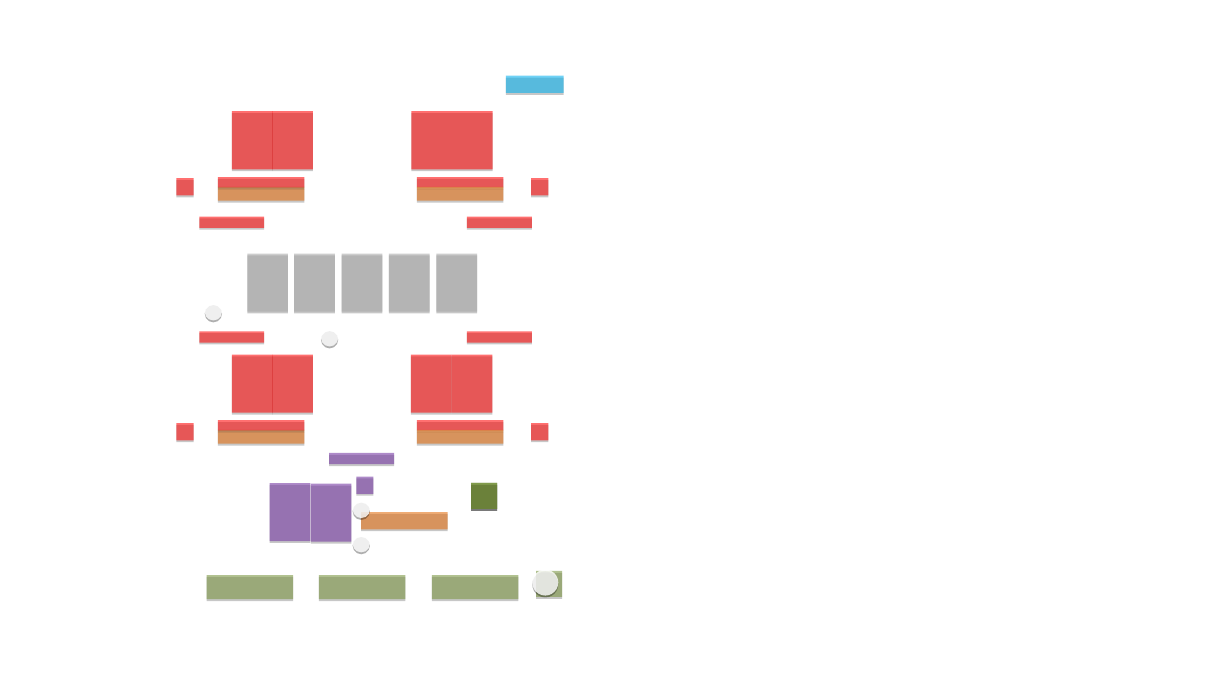
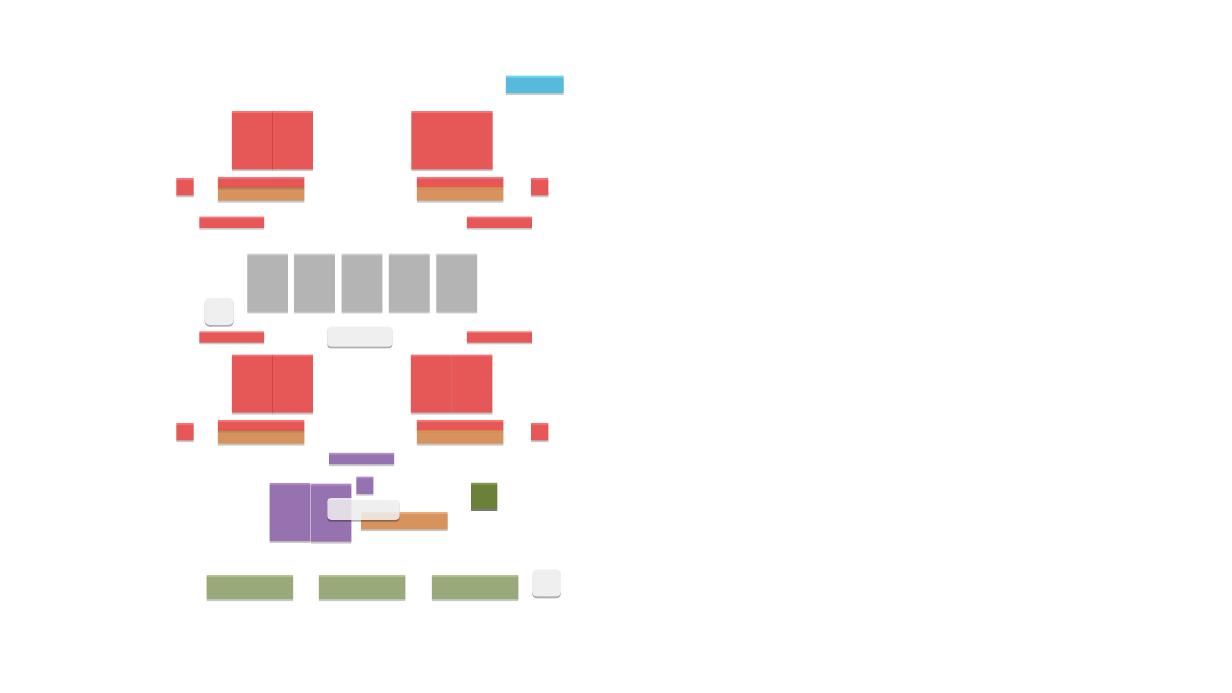
Before and after one commit to terry1013/Alesia, a slide deck: slide 1 of plugins/hero/resources/th-test app.ppt. Drawn at 1232x693 pixels with LibreOffice and Linux fonts; fonts in the diff are those of the drawing; background and template pictures are left out. Boxes give left, top, right and bottom in pixels: in the first picture for what was removed or moved away, otherwise in the second. Text is boxed around its words. In the diff, an @@ line names an element or a change of style, - is before the commit and + after.

```diff
--- a/plugins/hero/resources/th-test app.ppt
+++ b/plugins/hero/resources/th-test app.ppt
@@ rounded rectangle added at [204, 296, 233, 325], fill #FFFFFF at 81% opacity @@
@@ flow chart or removed at [204, 303, 222, 320] @@
@@ flow chart or removed at [321, 329, 339, 346] @@
@@ rounded rectangle added at [327, 325, 392, 346], fill #FFFFFF at 81% opacity @@
@@ rounded rectangle added at [327, 498, 399, 519], fill #FFFFFF at 81% opacity @@
@@ flow chart or removed at [352, 500, 370, 518] @@
@@ flow chart or removed at [352, 535, 370, 552] @@
@@ rounded rectangle at [532, 567, 561, 596]: flow chart or to rounded rectangle @@
@@ rectangle removed at [536, 571, 562, 597] @@
```
Also in this commit, not shown: 8 other files.
